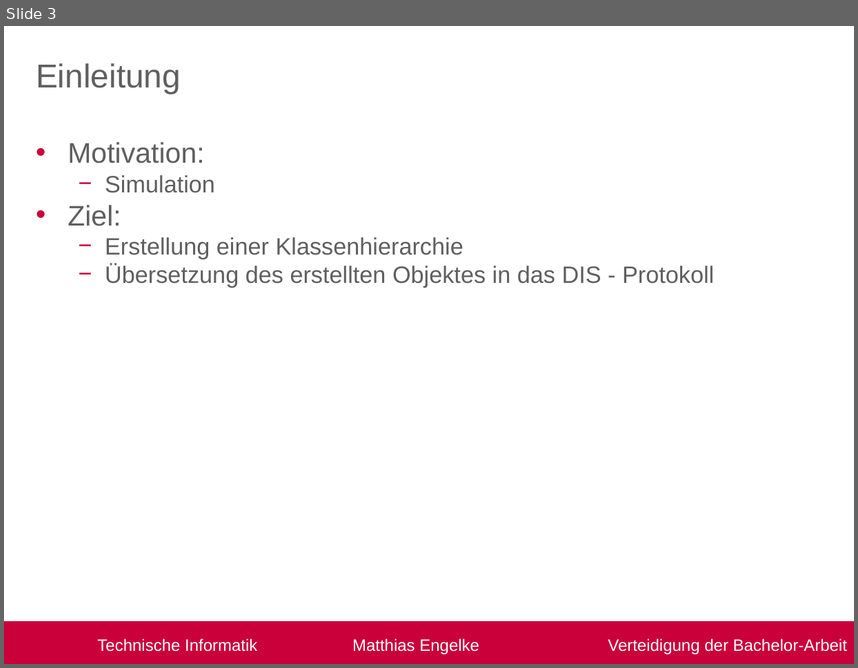
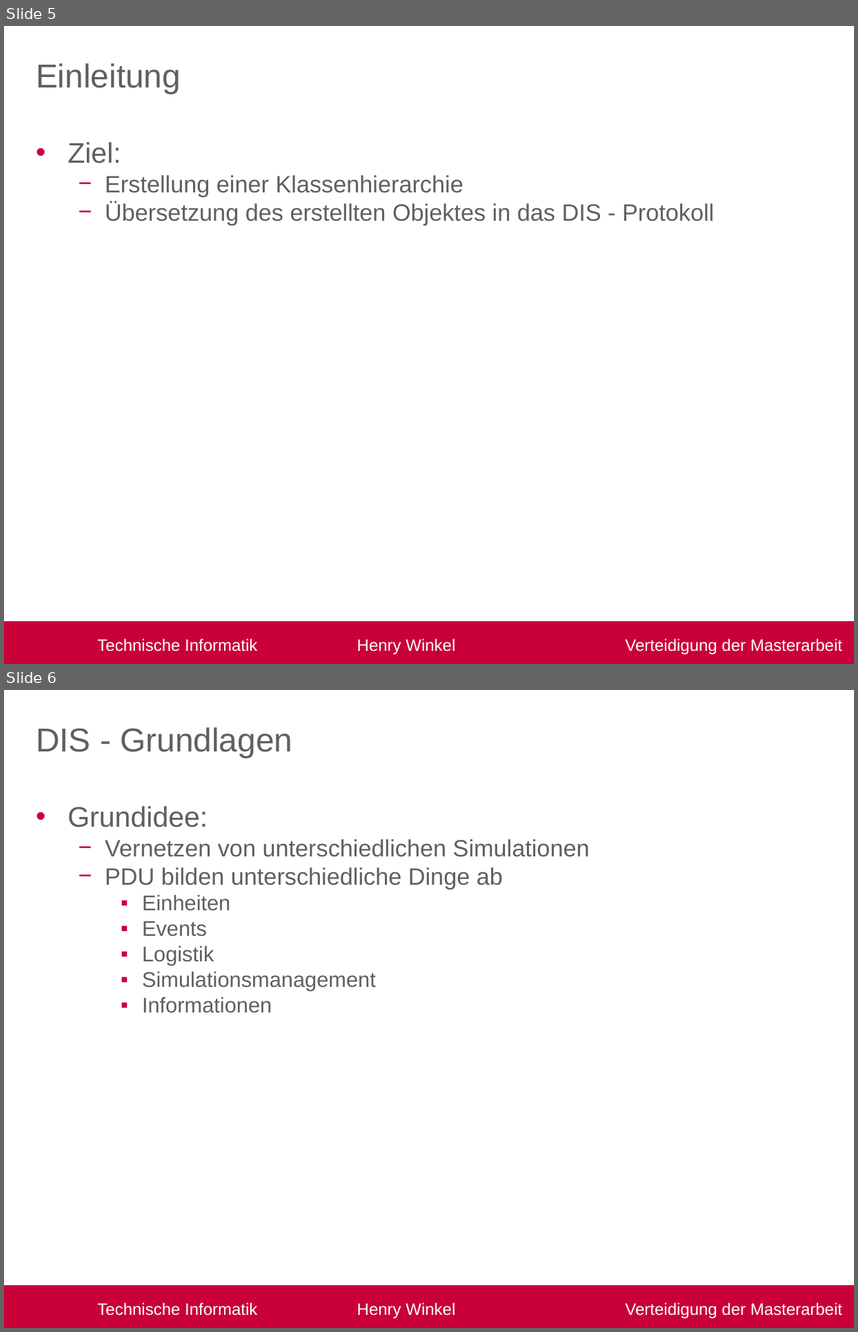
Before and after one commit to R3D454/Masterarbeit, a slide deck: Verteitigung.pptx. Shown one above the other, each under a label of ours: slide 3 before the commit, slides 5 and 6 after it. The pictures are 858x668 and 858x1332 pixels, drawn with LibreOffice and Linux fonts; fonts in the diff are those of the drawing; background and template pictures are left out. Boxes give left, top, right and bottom in pixels: in the first picture for what was removed or moved away, otherwise in the second. Text is boxed around its words. In the diff, an @@ line names an element or a change of style, - is before the commit and + after.

Commit message:
add: Verteidigung V0.2

```diff
--- a/Verteitigung.pptx
+++ b/Verteitigung.pptx
@@ slide 6 added at box(4, 690, 854, 1328), background #FFFFFF; not listed: 1 template element that a slide beside it also shows @@
@@ title added at box(36, 727, 292, 758), 28 pt, text #5F5F5F @@
+DIS - Grundlagen
@@ text added at box(67, 806, 590, 1013), 20 pt, text #5F5F5F @@
+• Grundidee:
+  − Vernetzen von unterschiedlichen Simulationen
+  − PDU bilden unterschiedliche Dinge ab
+    ▪ Einheiten
+    ▪ Events
+    ▪ Logistik
+    ▪ Simulationsmanagement
+    ▪ Informationen
@@ what was slide 3 is now slide 5 @@
@@ slide 5 changed as well @@
@@ text at box(67, 142, 215, 193): paragraphs removed @@
-• Motivation:
-  − Simulation
@@ text in rectangle at box(97, 638, 842, 654): text changed @@
-Technische Informatik Matthias Engelke Verteidigung der Bachelor-Arbeit
+Technische Informatik Henry Winkel Verteidigung der Masterarbeit
```
Also in this commit, not shown: 2 other slides changed, 6 other slides added, 1 slide removed, 9 other files.
